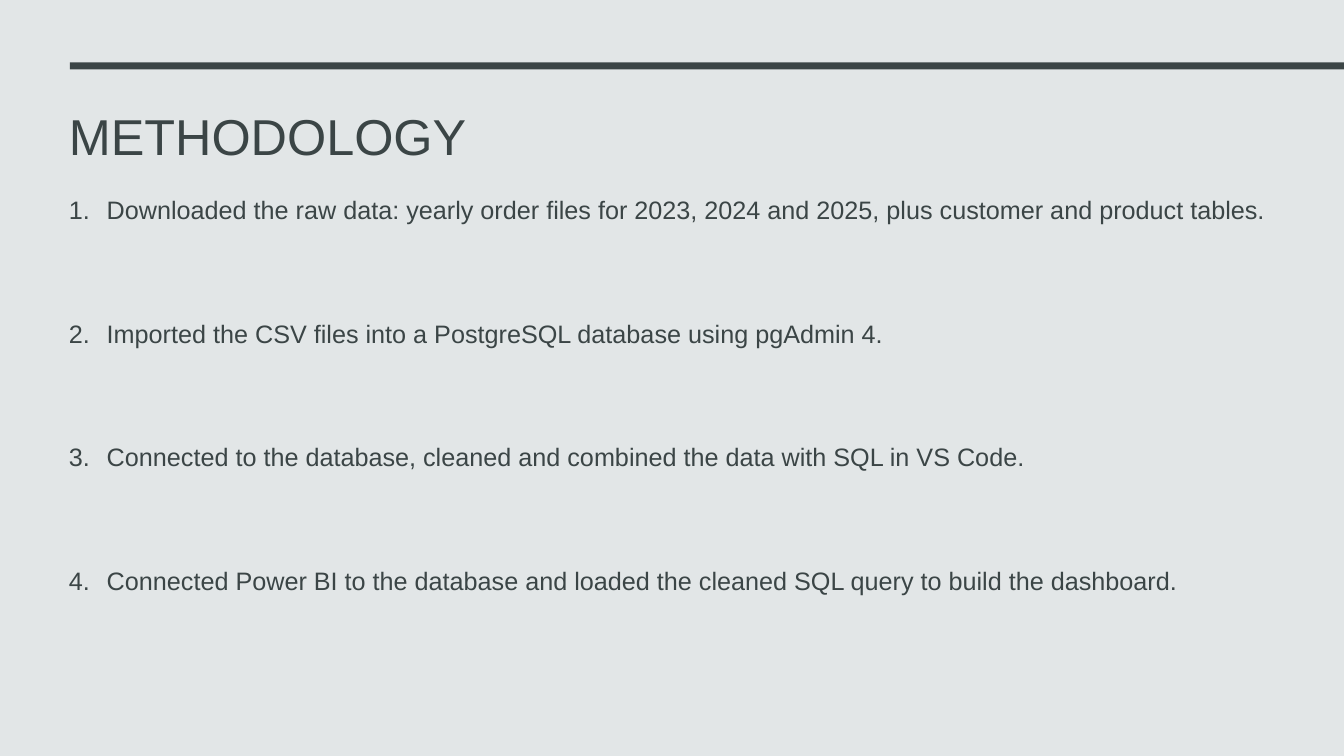
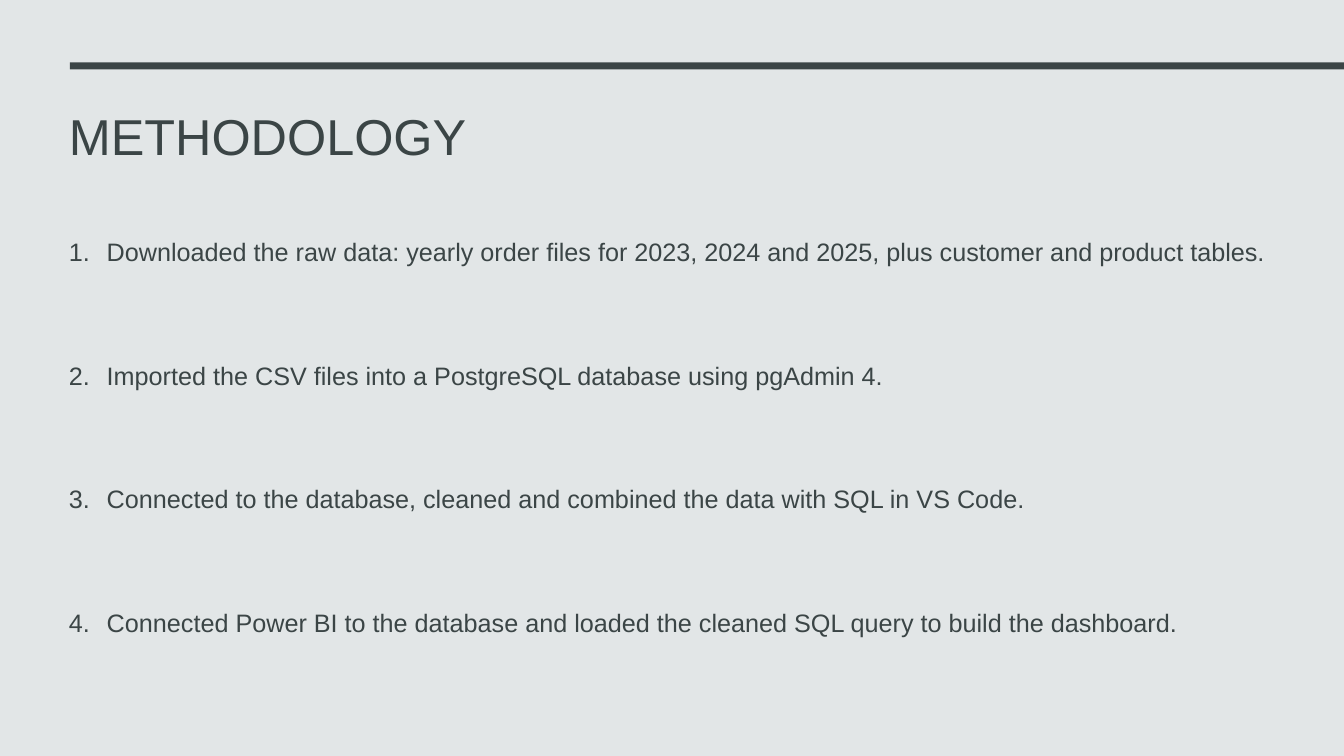
Before and after one commit to MorozKaTV/financial-analysis-2023-2025, a slide deck: slide 3 of Pricing-Analysis-2023-2025.pptx. Drawn at 1344x756 pixels with LibreOffice and Linux fonts; fonts in the diff are those of the drawing. Boxes give left, top, right and bottom in pixels: in the first picture for what was removed or moved away, otherwise in the second. Text is boxed around its words. In the diff, an @@ line names an element or a change of style, - is before the commit and + after.

```diff
--- a/Pricing-Analysis-2023-2025.pptx
+++ b/Pricing-Analysis-2023-2025.pptx
@@ text "Downloaded the raw data: yearly ...": place and size @@
-text "Downloaded the raw data: yearly ..." at <box>107,200,1264,595</box>
+text "Downloaded the raw data: yearly ..." at <box>107,242,1264,637</box>
```
Also in this commit, not shown: 3 other slides changed, 2 other files.
